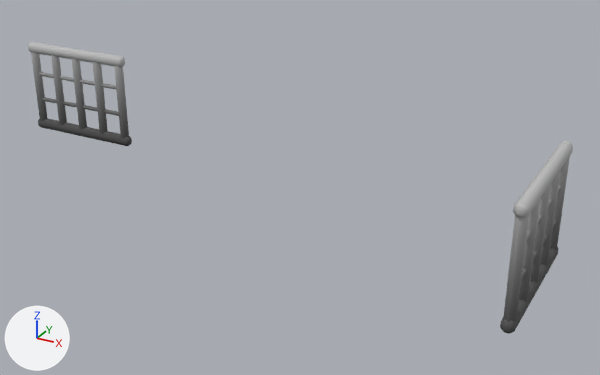
The FBX model Assets/PackageAsset/Honda 1/Wood/SM_Wood_Window_05.fbx as it was, and as the next commit left it.
One viewpoint serves both versions: a camera (50 mm lens) standing at (1.93, -2.58, 1.92) and looking at (0.4, 0.2, 0.53). Arrows for +X, +Y and +Z are at lower left; the lights stay in place. Where no turn or scale is listed for an object, it has been applied to the vertices.

The scene before the commit, as lines of its bpy script (objects in view):
```python
mat_mi_wood_01 = principled_material('MI_Wood_01')
mat_mi_wood_01.texture = img_t_clay_01_png
mat_mi_wood_01.roughness = 0.917
me_cube_165_piece_255_piece_curve_021 = bpy.data.meshes.new('Cube.165_Piece.255_Piece_Curve.021')
me_cube_165_piece_255_piece_curve_021.from_pydata(...)  # 416 vertices, 428 faces; spans x -1.32..1.45, y -0.31..0.46, z 0.43..0.88
me_cube_165_piece_255_piece_curve_021.materials.append(mat_mi_wood_01)  # picture img_t_clay_01_png
ob_sm_wood_window_05 = bpy.data.objects.new('SM_Wood_Window_05', me_cube_165_piece_255_piece_curve_021)
ob_sm_wood_window_05.location = (0.0, 0.0, 0.0)
```
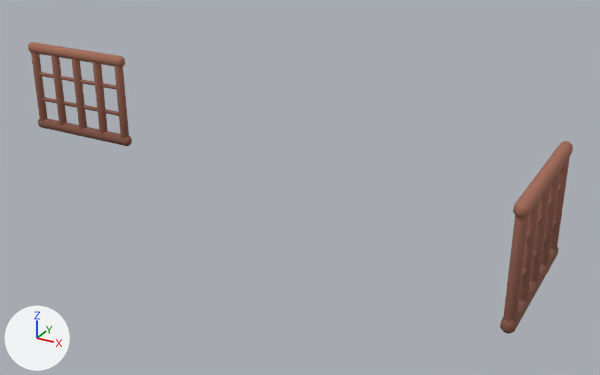
The change, as a list of edits to the scene's bpy script:
```text
Add img_t_all_01_png:
    img_t_all_01_png = load_image('T_All_01.png', '../T_All_01.png', 2048, 2048, 'sRGB')
Change mat_mi_wood_01:
    mat_mi_wood_01.texture: img_t_clay_01_png -> img_t_all_01_png
```

Where the change shows, as pixel boxes [x1, y1, x2, y2] in the pictures (600 x 375 px):
'SM_Wood_Window_05', surface changed (grey to brown)
    both: [28, 42, 573, 334]
